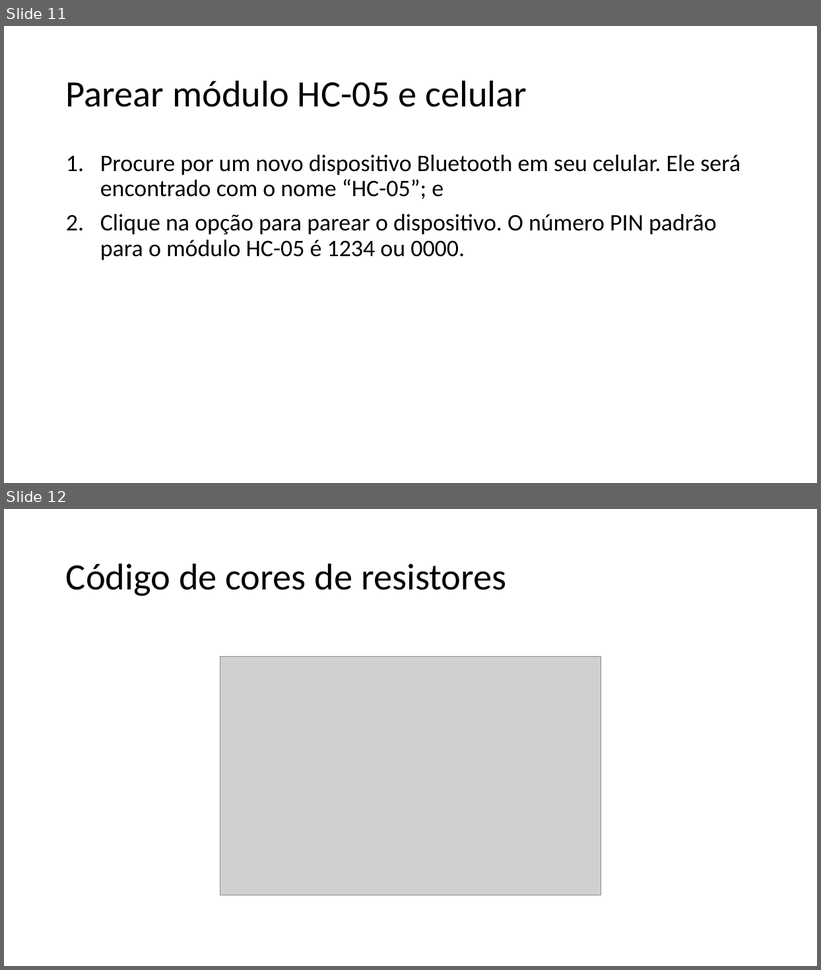
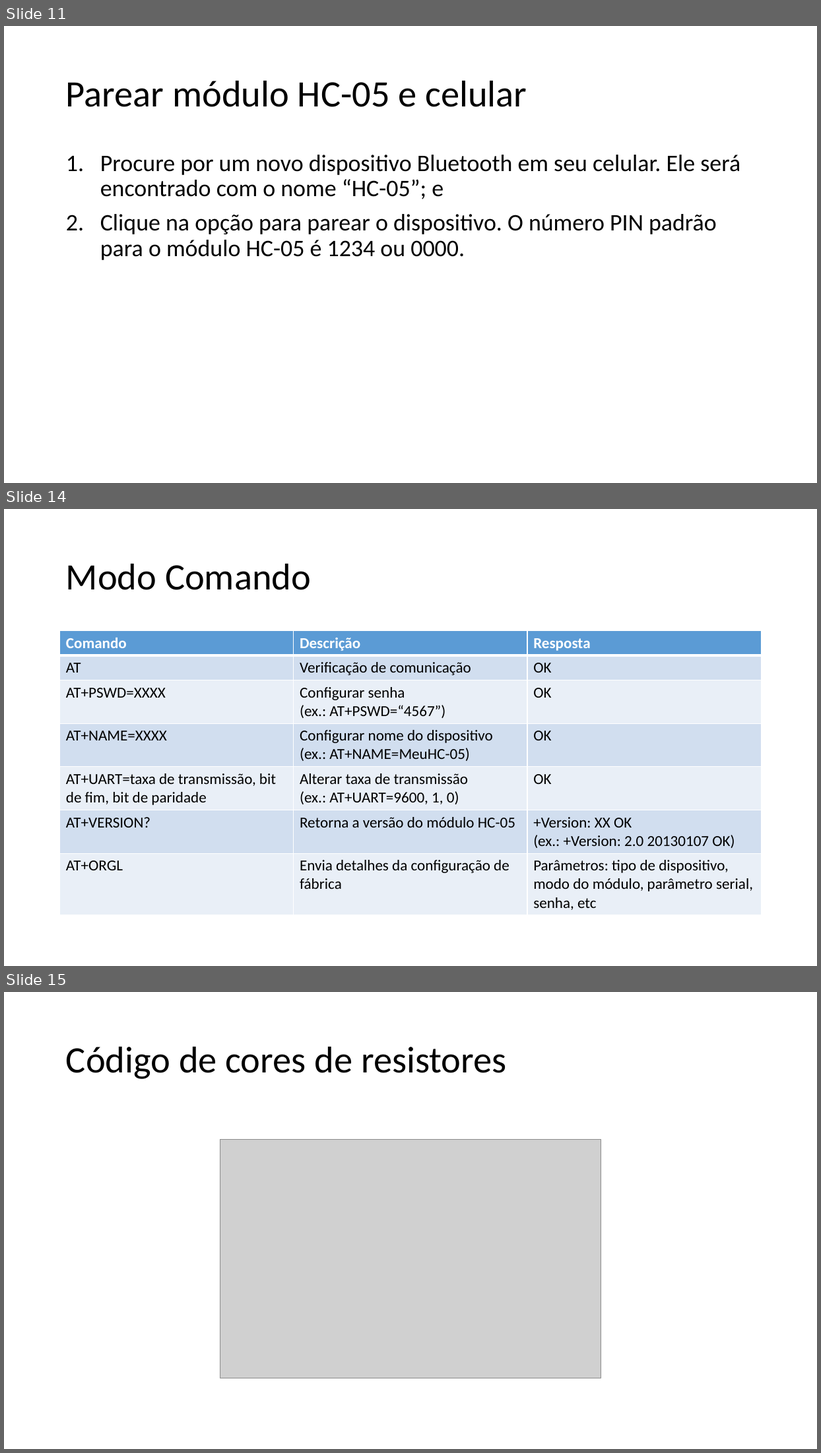
Before and after one commit to salmo-jr/public-slides, a slide deck: arduino-bluetooth.pptx. Shown one above the other, each under a label of ours: slides 11 and 12 before the commit, slides 11, 14 and 15 after it; the slides between them are not shown. The pictures are 821x970 and 821x1453 pixels, drawn with LibreOffice and Linux fonts; fonts in the diff are those of the drawing; grey boxes stand for pictures. Boxes give left, top, right and bottom in pixels: in the first picture for what was removed or moved away, otherwise in the second. Text is boxed around its words. In the diff, an @@ line names an element or a change of style, - is before the commit and + after.

```diff
--- a/arduino-bluetooth.pptx
+++ b/arduino-bluetooth.pptx
@@ slide 14 added at [4,509,817,966], background #FFFFFF @@
@@ title added at [66,563,311,590], 44 pt, text #000000 @@
+Modo Comando
@@ table added at [60,631,761,913], 7 rows, 3 columns @@
+Comando | Descrição | Resposta
+AT | Verificação de comunicação | OK
+AT+PSWD=XXXX | Configurar senha (ex.: AT+PSWD=“4567”) | OK
+AT+NAME=XXXX | Configurar nome do dispositivo (ex.: AT+NAME=MeuHC-05) | OK
+AT+UART=taxa de transmissão, bit de fim, bit de paridade | Alterar taxa de transmissão (ex.: AT+UART=9600, 1, 0) | OK
+AT+VERSION? | Retorna a versão do módulo HC-05 | +Version: XX OK (ex.: +Version: 2.0 20130107 OK)
+AT+ORGL | Envia detalhes da configuração de fábrica | Parâmetros: tipo de dispositivo, modo do módulo, parâmetro serial, senha, etc
@@ what was slide 12 is now slide 15 @@
```
Also in this commit, not shown: 2 other slides added.
